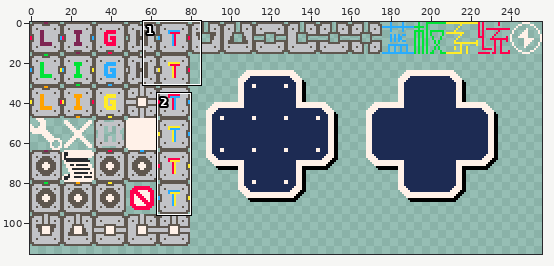
A pixel-art file gets an edit: assets/texture/element.aseprite. Above: a wide view before the commit, with the close-up outlined.
Close-up. Before the edit:
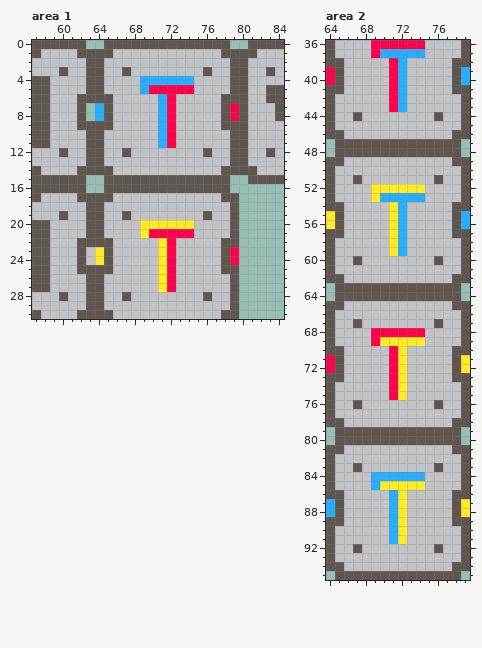
256x256 pixels, 1 frame. Shown: area 1: x 57..84, y 0..30; area 2: x 64..79, y 36..95. The wide view leaves out empty margins.
The same view after the edit:
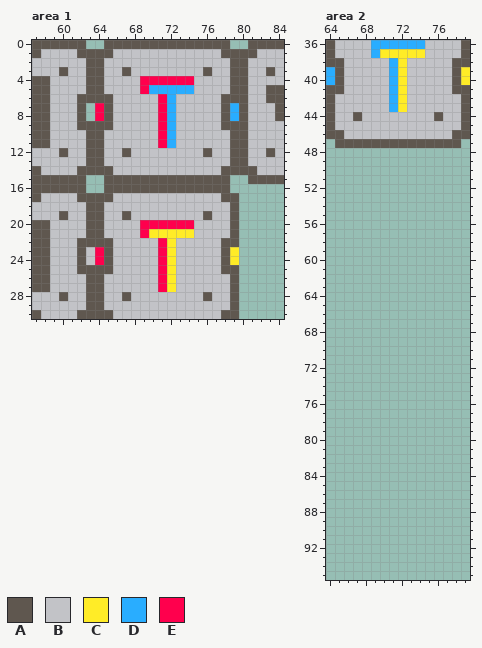
Palette (. is transparent): A #5f574f  B #c2c3c7  C #ffec27  D #29adff  E #ff004d
Changes in this commit:
Changed rows in their new state; - is an unchanged pixel.
Area 1, layer "element":
first column x 64:
 4 -----EEEEEE-----
 5 -----EDDDDD-----
 6 -------ED-------
 7 E------ED------D
 8 E------ED------D
 9 -------ED-------
10 -------ED-------
11 -------ED-------
first column x 64:
20 -----EEEEEE-----
21 -----ECCCCC-----
22 -------EC-------
23 E------EC------C
24 E------EC------C
25 -------EC-------
26 -------EC-------
27 -------EC-------
Area 2, layer "element":
first column x 64:
36 -----DDDDDD-----
37 -----DCCCCC-----
38 -------DC-------
39 D------DC------C
40 D------DC------C
41 -------DC-------
42 -------DC-------
43 -------DC-------
first column x 64:
48 -..............-
49 ................
50 ................
51 ................
52 ................
53 ................
54 ................
55 ................
56 ................
57 ................
58 ................
59 ................
60 ................
61 ................
62 ................
63 -..............-
64 -..............-
65 ................
66 ................
67 ................
68 ................
69 ................
70 ................
71 ................
72 ................
73 ................
74 ................
75 ................
76 ................
77 ................
78 ................
79 -..............-
80 -..............-
81 ................
82 ................
83 ................
84 ................
85 ................
86 ................
87 ................
88 ................
89 ................
90 ................
91 ................
92 ................
93 ................
94 ................
95 -..............-
